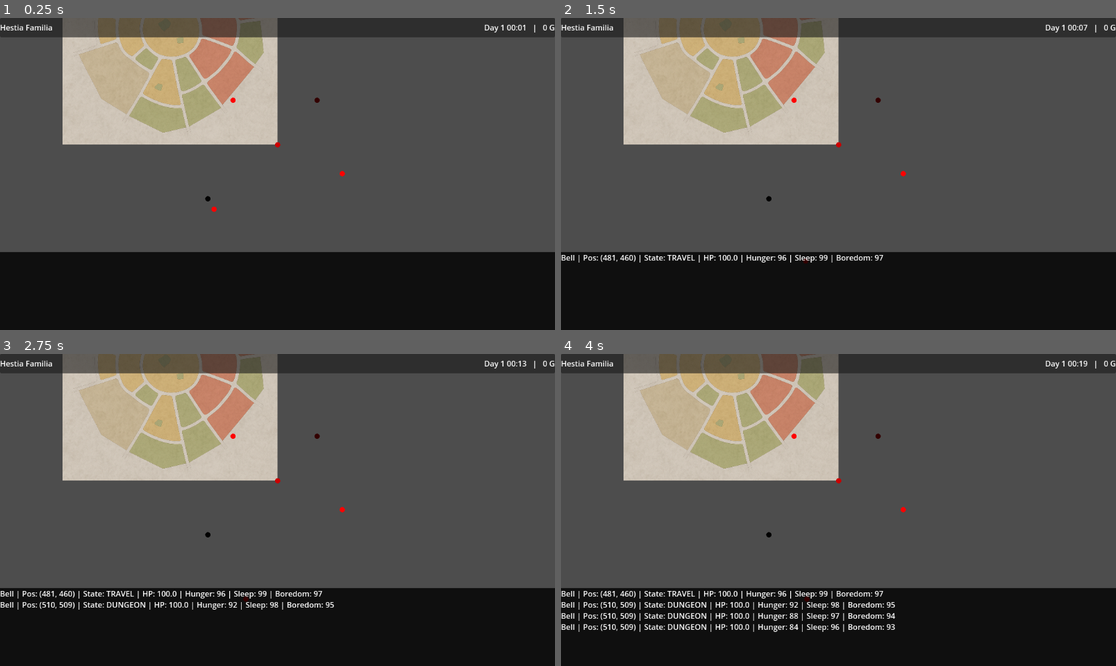
Above: before the commit, frames 1-4 (two rows, left to right).
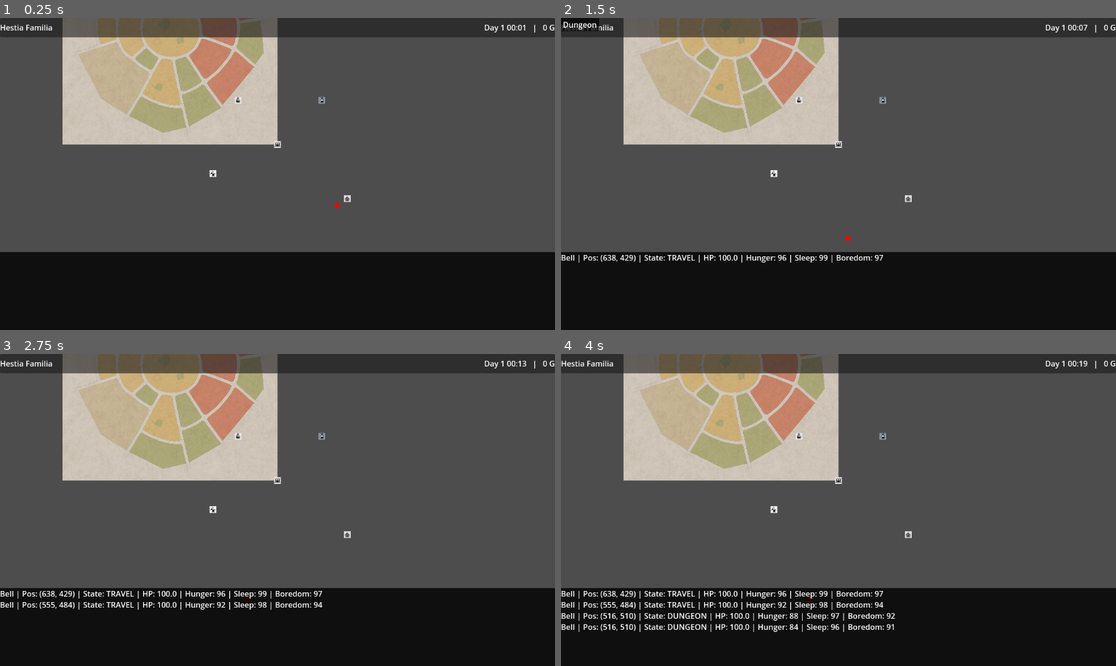
Above: after the commit, the same moments.

Repository: Elthial/AdventurerGD4Experiment
Game: Godot game, scene res://scenes/city_scene.tscn
The game is run twice, just before and just after one commit, with the same random seed, the same clock (stepped at 60 frames per second) and the same inputs.
Inputs (mouse positions are in pixels of both pictures, inside the frame that each line leads up to):
- Up to frame 1 (0.25 s): no input
- Up to frame 2 (1.5 s): move the mouse to (766, 198) at 0.52 s; click (766, 198) at 0.67 s; move the mouse to (838, 145) at 1.27 s; click (838, 145) at 1.42 s
- Up to frame 3 (2.75 s): move the mouse to (316, 435) at 2.02 s; click (316, 435) at 2.17 s
- Up to frame 4 (4 s): tap Enter at 2.75 s; move the mouse to (905, 510) at 2.77 s; click (905, 510) at 2.92 s; tap Space at 3.5 s; move the mouse to (794, 435) at 3.52 s; click (794, 435) at 3.67 s

The runs differ from the first frame. In frame 1, 0.2% of the frame differs, in the area x 36-64%, y 25-63%; in frame 2, 0.5%; in frame 3, 0.8%; in frame 4, 0.9%, in the area x 7-64%, y 25-89%.

Commit message:
Adjust map origin to top-right and update service location positions

Diff:
--- a/scripts/city_scene.gd
+++ b/scripts/city_scene.gd
@@ -30,15 +30,26 @@
 # Preload the dot texture used for icons
 var DotTexture : Texture2D = preload("res://assets/dot.png")
 
-# Define key locations on the map.  Coordinates are in pixel space relative to
-# the 1024x1024 map texture.  These were chosen to roughly align with
-# distinct districts and landmarks visible on the map.  Feel free to tweak
-# them later.
-const HQ_POS : Vector2 = Vector2(180, 770)
+# Preload unique icons for each location.  These textures are the same
+# dimensions as the dot and provide distinct symbols for HQ, dungeon,
+# healer, blacksmith and inn.  If any of these textures are missing,
+# the code will fall back to the DotTexture.
+var HqIcon : Texture2D = preload("res://assets/hq_icon.png")
+var DungeonIcon : Texture2D = preload("res://assets/dungeon_icon.png")
+var HealerIcon : Texture2D = preload("res://assets/healer_icon.png")
+var BlacksmithIcon : Texture2D = preload("res://assets/blacksmith_icon.png")
+var InnIcon : Texture2D = preload("res://assets/inn_icon.png")
+
+# Define key locations on the map.  Coordinates are expressed relative to
+# the top‑right corner of the 1024×1024 map texture (mapXY (0,0) is the
+# top‑right of the map).  The x coordinate counts leftwards from the
+# right edge.  These values were derived by taking (1024 - x) for the
+# original left‑based coordinates.  Feel free to tweak them later.
+const HQ_POS      : Vector2 = Vector2(844, 770)
 const DUNGEON_POS : Vector2 = Vector2(512, 512)
-const HEALER_POS : Vector2 = Vector2(700, 300)
-const BLACKSMITH_POS : Vector2 = Vector2(820, 650)
-const INN_POS : Vector2 = Vector2(300, 300)
+const HEALER_POS  : Vector2 = Vector2(324, 300)
+const BLACKSMITH_POS : Vector2 = Vector2(204, 650)
+const INN_POS     : Vector2 = Vector2(724, 300)
 
 # Colours for the different service icons.  These will modulate the dot
 # texture to produce distinct coloured markers on the map.
@@ -53,26 +64,21 @@
 # Preload scenes and runs
 var AdventurerScene : PackedScene = preload("res://scenes/adventurer.tscn")
 
-## Helper that creates a coloured dot at a given position on the map.  Uses
-## the preloaded DotTexture and modulates its colour.  The icons are added
-## directly under CityScene so they appear above the map but below
-## adventurers.
-## Creates a small icon at a given map position.  This uses an Area2D
-## with a circular collision shape so that mouse hover events can be
-## detected.  When the mouse enters the icon area, the tooltip is
-## displayed with the location's name.
-func _create_location_icon(name : String, pos : Vector2, colour : Color) -> void:
+## Helper to create a location icon at a given position on the map.  Each
+## icon is represented as an Area2D with a Sprite2D using the provided
+## texture.  A circular collision shape enables mouse hover detection.
+func _create_location_icon(name : String, pos : Vector2, tex : Texture2D) -> void:
     # Area2D to detect mouse hover
     var area := Area2D.new()
     area.position = pos
-    # Sprite to display the dot
+    # Sprite to display the icon
     var sprite := Sprite2D.new()
-    sprite.texture = DotTexture
-    sprite.modulate = colour
+    sprite.texture = tex if tex != null else DotTexture
     area.add_child(sprite)
-    # Collision shape for hover detection
+    # Collision shape based on the texture size
     var shape := CircleShape2D.new()
-    shape.radius = DotTexture.get_width() * 0.5
+    var base_tex : Texture2D = tex if tex != null else DotTexture
+    shape.radius = base_tex.get_width() * 0.5
     var coll := CollisionShape2D.new()
     coll.shape = shape
     area.add_child(coll)
@@ -124,11 +130,11 @@
     _update_map_zoom()
 
     # Create service icons with tooltips and add them to the map container.
-    _create_location_icon("HQ", HQ_POS, ICON_COLOURS["hq"])
-    _create_location_icon("Dungeon", DUNGEON_POS, ICON_COLOURS["dungeon"])
-    _create_location_icon("Healer", HEALER_POS, ICON_COLOURS["healer"])
-    _create_location_icon("Blacksmith", BLACKSMITH_POS, ICON_COLOURS["blacksmith"])
-    _create_location_icon("Inn", INN_POS, ICON_COLOURS["inn"])
+    _create_location_icon("HQ", HQ_POS, HqIcon)
+    _create_location_icon("Dungeon", DUNGEON_POS, DungeonIcon)
+    _create_location_icon("Healer", HEALER_POS, HealerIcon)
+    _create_location_icon("Blacksmith", BLACKSMITH_POS, BlacksmithIcon)
+    _create_location_icon("Inn", INN_POS, InnIcon)
 
     # Spawn an adventurer at the HQ.  Set its home and service locations.
     var adv : Adventurer = AdventurerScene.instantiate()
@@ -335,16 +341,40 @@
 
 ## Input handler to manage zoom and tooltip positioning.
 func _unhandled_input(event: InputEvent) -> void:
-    # Mouse wheel zoom
+    # Mouse wheel zoom with cursor focus.  When the user scrolls, adjust the
+    # zoom level and reposition the map so that the location under the
+    # cursor remains under the cursor after zooming.  The zoom is clamped
+    # between min_zoom and max_zoom.  After adjusting position, clamp
+    # the map within the available area so it does not drift off screen.
     if event is InputEventMouseButton:
         var mb := event as InputEventMouseButton
-        if mb.pressed:
+        if mb.pressed and (mb.button_index == MOUSE_BUTTON_WHEEL_UP or mb.button_index == MOUSE_BUTTON_WHEEL_DOWN):
+            # Current viewport and UI sizes
+            var view_size : Vector2 = get_viewport_rect().size
+            var top_height : float = top_bar.get_rect().size.y if top_bar else 0.0
+            var console_ratio : float = 0.25
+            var console_height : float = view_size.y * console_ratio
+            var available_origin : Vector2 = Vector2(0.0, top_height)
+            var available_size : Vector2 = Vector2(view_size.x, view_size.y - top_height - console_height)
+            # Local map coordinates of the mouse before zoom
+            var mouse_pos : Vector2 = mb.position
+            var local_before : Vector2 = (mouse_pos - map_container.position) / current_zoom
+            # Adjust zoom level
             if mb.button_index == MOUSE_BUTTON_WHEEL_UP:
                 current_zoom = clamp(current_zoom + 0.1, min_zoom, max_zoom)
-                _update_map_zoom()
             elif mb.button_index == MOUSE_BUTTON_WHEEL_DOWN:
                 current_zoom = clamp(current_zoom - 0.1, min_zoom, max_zoom)
-                _update_map_zoom()
+            # Apply new scale
+            map_container.scale = Vector2(current_zoom, current_zoom)
+            # Calculate new map size
+            var map_scaled_size : Vector2 = map_sprite.texture.get_size() * current_zoom
+            # Set map position so that local_before stays under the cursor
+            map_container.position = mouse_pos - local_before * current_zoom
+            # Clamp the position within available area
+            var min_pos : Vector2 = Vector2(available_origin.x + available_size.x - map_scaled_size.x, available_origin.y + available_size.y - map_scaled_size.y)
+            var max_pos : Vector2 = available_origin
+            map_container.position.x = clamp(map_container.position.x, min_pos.x, max_pos.x)
+            map_container.position.y = clamp(map_container.position.y, min_pos.y, max_pos.y)
     # Update tooltip position
     if event is InputEventMouseMotion and tooltip_label and tooltip_label.visible:
         var mm := event as InputEventMouseMotion
